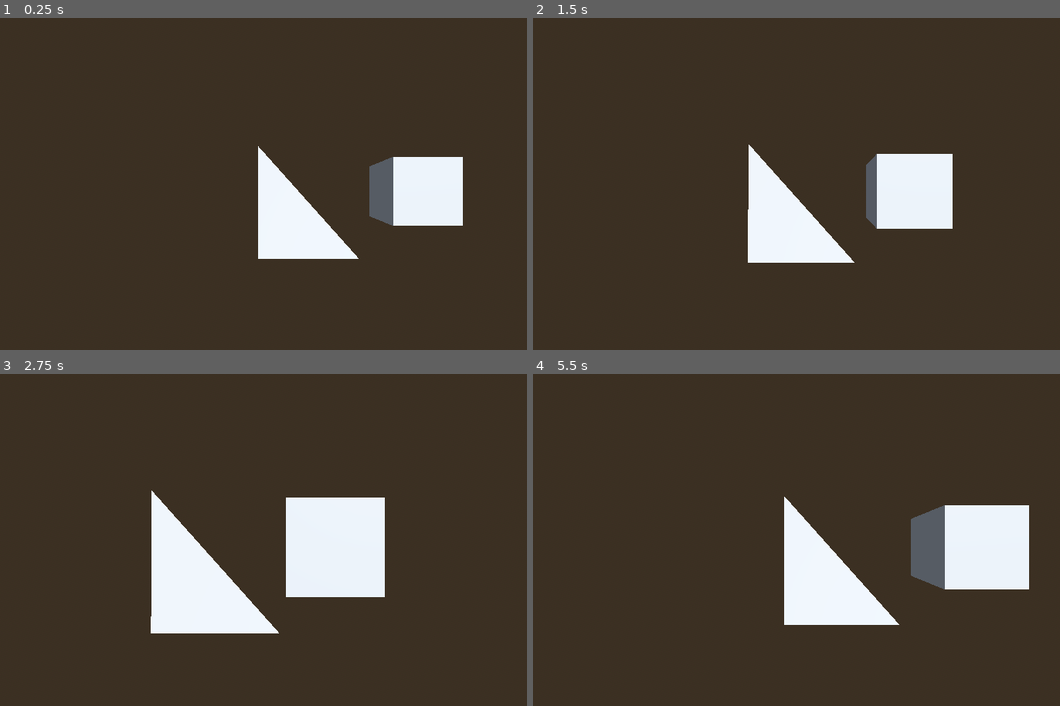
Above: before the commit, frames 1-4 (two rows, left to right).
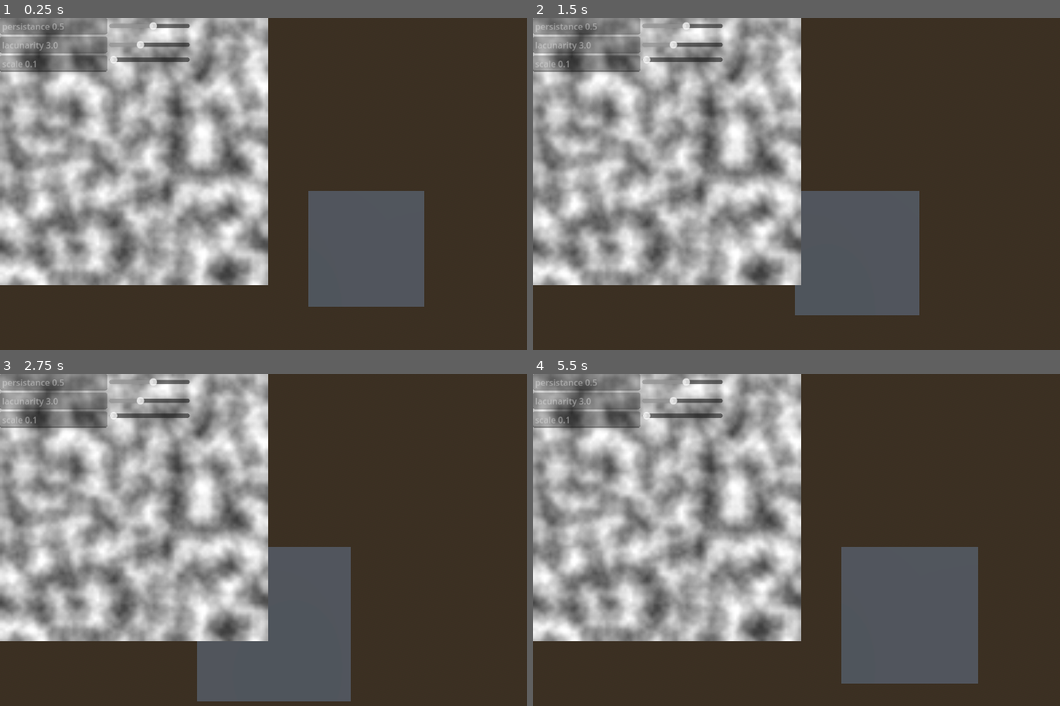
Above: after the commit, the same moments.

Repository: Maiqtheterrorist/godot-landmass-generator
Game: Godot game, scene res://LandmassGeneration/scenes/world.tscn
The game is run twice, just before and just after one commit, with the same random seed, the same clock (stepped at 60 frames per second) and the same inputs.
Inputs:
- Up to frame 1 (0.25 s): no input
- Up to frame 2 (1.5 s): tap Enter at 0.5 s; hold Right (ui_right) 0.53-1.28 s; hold Down (ui_down) from 1.28 s (still down)
- Up to frame 3 (2.75 s): release Down (ui_down) at 2.03 s; hold Right (ui_right) from 2.03 s (still down)
- Up to frame 4 (5.5 s): release Right (ui_right) at 2.78 s; hold Up (ui_up) 2.78-3.53 s; hold Left (ui_left) 3.53-5.03 s; hold Down (ui_down) from 5.03 s (still down)

The runs differ from the first frame. In frame 1, 52% of the frame differs, in the area x 0-88%, y 0-87%; in frame 2, 51%; in frame 3, 54%; in frame 4, 57%, in the area x 0-95%, y 0-94%.

Commit message:
Add files via upload

Diff:
--- /dev/null
+++ b/LandmassGeneration/scenes/mesh_generator_component.tscn
@@ -0,0 +1,6 @@
+[gd_scene load_steps=2 format=3 uid="uid://cq6kqaarvjv51"]
+
+[ext_resource type="Script" path="res://LandmassGeneration/scripts/generationScripts/meshGeneratorScript.gd" id="1_0qgpq"]
+
+[node name="meshGeneratorComponent" type="Node"]
+script = ExtResource("1_0qgpq")
--- /dev/null
+++ b/LandmassGeneration/scenes/noise_generator_component.tscn
@@ -0,0 +1,6 @@
+[gd_scene load_steps=2 format=3 uid="uid://dbmvoh48ogtxi"]
+
+[ext_resource type="Script" path="res://LandmassGeneration/scripts/generationScripts/noiseGenerationScript.gd" id="1_qrmc1"]
+
+[node name="noiseGeneratorComponent" type="Node"]
+script = ExtResource("1_qrmc1")
--- a/LandmassGeneration/scenes/world.tscn
+++ b/LandmassGeneration/scenes/world.tscn
@@ -1,9 +1,9 @@
-[gd_scene load_steps=9 format=3 uid="uid://di6sfdi74xdvh"]
+[gd_scene load_steps=8 format=3 uid="uid://di6sfdi74xdvh"]
 
-[ext_resource type="Script" path="res://LandmassGeneration/scripts/generationScripts/noiseGenerationScript.gd" id="1_4k62n"]
 [ext_resource type="Script" path="res://LandmassGeneration/scripts/utilityScripts/cameraMovement.gd" id="1_wxvt6"]
 [ext_resource type="PackedScene" uid="uid://dl7m6a1lw6s40" path="res://noise_preview.tscn" id="2_hbny0"]
-[ext_resource type="Script" path="res://LandmassGeneration/scenes/meshGeneratorComponent.gd" id="3_j6vwi"]
+[ext_resource type="PackedScene" uid="uid://dbmvoh48ogtxi" path="res://LandmassGeneration/scenes/noise_generator_component.tscn" id="3_647tj"]
+[ext_resource type="PackedScene" uid="uid://cq6kqaarvjv51" path="res://LandmassGeneration/scenes/mesh_generator_component.tscn" id="4_kehj3"]
 
 [sub_resource type="ProceduralSkyMaterial" id="ProceduralSkyMaterial_qk1lf"]
 sky_horizon_color = Color(0.64625, 0.65575, 0.67075, 1)
@@ -17,8 +17,6 @@
 sky = SubResource("Sky_4e7pf")
 tonemap_mode = 2
 glow_enabled = true
-
-[sub_resource type="BoxMesh" id="BoxMesh_akwvr"]
 
 [node name="world" type="Node3D"]
 
@@ -40,18 +38,11 @@
 [node name="meshes" type="Node" parent="."]
 
 [node name="noisePreview" parent="meshes" instance=ExtResource("2_hbny0")]
-visible = false
-
-[node name="MeshInstance3D" type="MeshInstance3D" parent="meshes"]
-transform = Transform3D(1, 0, 0, 0, 1, 0, 0, 0, 1, 1.7179, 0, 0)
-mesh = SubResource("BoxMesh_akwvr")
 
 [node name="gui" type="Node" parent="."]
 
 [node name="components" type="Node" parent="."]
 
-[node name="noiseGeneratorComponent" type="Node" parent="components"]
-script = ExtResource("1_4k62n")
+[node name="noiseGeneratorComponent" parent="components" instance=ExtResource("3_647tj")]
 
-[node name="meshGeneratorComponent" type="Node" parent="components"]
-script = ExtResource("3_j6vwi")
+[node name="meshGeneratorComponent" parent="components" instance=ExtResource("4_kehj3")]
--- /dev/null
+++ b/LandmassGeneration/scripts/generationScripts/meshGeneratorScript.gd
@@ -0,0 +1,42 @@
+extends Node
+
+@onready var meshComp: Node = get_node_or_null("/root/world/meshes")
+
+var meshInstance : MeshInstance3D = MeshInstance3D.new()
+var arrayMesh : ArrayMesh = ArrayMesh.new()
+var surfaceTool : SurfaceTool = SurfaceTool.new()
+var vertices : PackedVector3Array = []
+var data : = []
+
+
+var worldLenght : int = 2
+var worldWidth : int = 2
+
+func _ready() -> void:
+	_triangulatedQuad()
+	_add_mesh_to_world()
+
+func _triangulatedQuad():
+	data.resize(Mesh.ARRAY_MAX)
+	for x in worldLenght:
+		for z in worldWidth:
+			vertices.push_back(Vector3(x,0,0))
+			vertices.push_back(Vector3(x+1,0,z+1))
+			vertices.push_back(Vector3(x,0,z+1))
+
+			data[Mesh.ARRAY_VERTEX] = vertices
+			arrayMesh.add_surface_from_arrays(Mesh.PRIMITIVE_TRIANGLES, data)
+			vertices.clear()
+
+			vertices.push_back(Vector3(x,0,0))
+			vertices.push_back(Vector3(x+1,0,0))
+			vertices.push_back(Vector3(x+1,0,z+1))
+
+			data[Mesh.ARRAY_VERTEX] = vertices
+			arrayMesh.add_surface_from_arrays(Mesh.PRIMITIVE_TRIANGLES, data)
+
+func _add_mesh_to_world():
+	meshInstance.mesh = arrayMesh
+	var surface = arrayMesh.surface_get_arrays(2)
+	print(arrayMesh.get_surface_count())
+	meshComp.add_child.call_deferred(meshInstance)
--- a/LandmassGeneration/scripts/generationScripts/noiseGenerationScript.gd
+++ b/LandmassGeneration/scripts/generationScripts/noiseGenerationScript.gd
@@ -6,12 +6,9 @@
 static var combinedImages : Image
 static var finalTexture
 
-static var textures : Dictionary = {
+static var textures : Dictionary = {}
+static var images = {}
 
-}
-static var images = {
-
-}
 func _ready() -> void:
 	pass
 
--- /dev/null
+++ b/landmassGenerator.gd
@@ -0,0 +1,42 @@
+extends Node
+
+@onready var meshComp: Node = get_node_or_null("/root/world/mesh")
+
+var meshInstance : MeshInstance3D = MeshInstance3D.new()
+var arrayMesh : ArrayMesh = ArrayMesh.new()
+var surfaceTool : SurfaceTool = SurfaceTool.new()
+var vertices : PackedVector3Array = []
+var data : = []
+
+
+var worldLenght : int = 2
+var worldWidth : int = 2
+
+func _ready() -> void:
+	_triangulatedQuad()
+	_add_mesh_to_world()
+
+func _triangulatedQuad():
+	data.resize(Mesh.ARRAY_MAX)
+	for x in worldLenght:
+		for z in worldWidth:
+			vertices.push_back(Vector3(x,0,0))
+			vertices.push_back(Vector3(x+1,0,z+1))
+			vertices.push_back(Vector3(x,0,z+1))
+
+			data[Mesh.ARRAY_VERTEX] = vertices
+			arrayMesh.add_surface_from_arrays(Mesh.PRIMITIVE_TRIANGLES, data)
+			vertices.clear()
+
+			vertices.push_back(Vector3(x,0,0))
+			vertices.push_back(Vector3(x+1,0,0))
+			vertices.push_back(Vector3(x+1,0,z+1))
+
+			data[Mesh.ARRAY_VERTEX] = vertices
+			arrayMesh.add_surface_from_arrays(Mesh.PRIMITIVE_TRIANGLES, data)
+
+func _add_mesh_to_world():
+	meshInstance.mesh = arrayMesh
+	var surface = arrayMesh.surface_get_arrays(2)
+	print(arrayMesh.get_surface_count())
+	meshComp.add_child.call_deferred(meshInstance)
